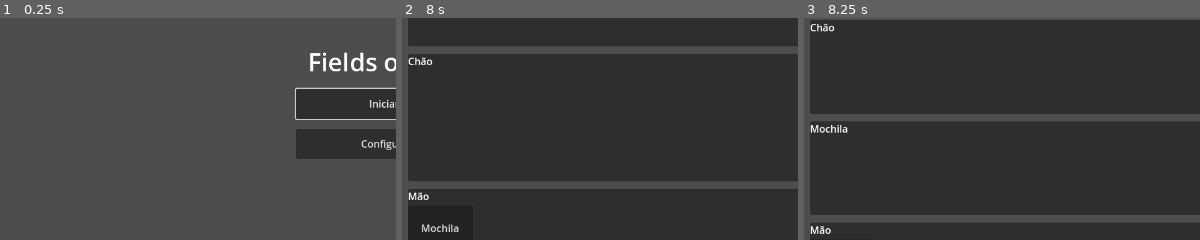
Above: before the commit, frames 1-3 (left to right).
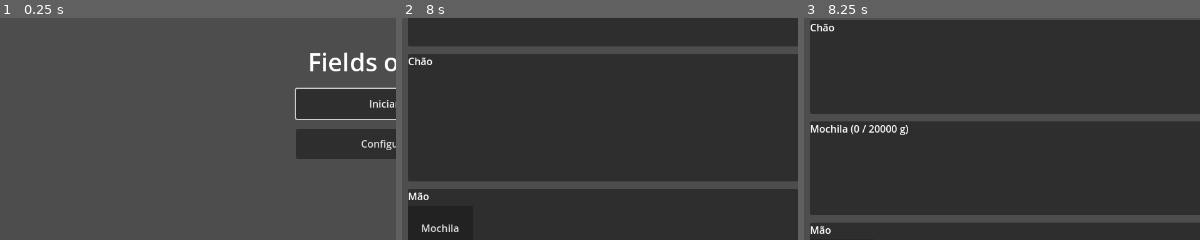
Above: after the commit, the same moments.

Repository: witoreel/fields-of-cards
Game: Godot game, scene res://ui/main_menu.tscn
The game is run twice, just before and just after one commit, with the same random seed, the same clock (stepped at 60 frames per second) and the same inputs.
Inputs:
- Up to frame 1 (0.25 s): no input
- Up to frame 2 (8 s): click "Iniciar jogo" at 0.5 s; click "Dormir" at 1.25 s; click "Floresta" at 2 s; click "Fazenda" at 2.75 s; click "Cidade" at 3.5 s; click "Dormir" at 4.25 s; click "Fazenda" at 5 s; click "Casa" at 5.75 s; click "Dormir" at 6.5 s; click "Fazenda" at 7.25 s
- Up to frame 3 (8.25 s): click "Mochila" at 8 s
The pictures show only the part of the screen within x 0-50%, y 31-81%; the shares and areas given below are measured in that part.

Frames 1-2 are identical in both runs. In frame 3, 0.3% of the frame differs, in the area x 11-27%, y 48-53%.

Commit message:
Adiciona peso, limites de mochila e storage e volume do regador (feature 5, P1-P3, P5)
Co-Authored-By: Claude Sonnet 5.5 <noreply@anthropic.com>

Diff:
--- a/data/cards/bau.tres
+++ b/data/cards/bau.tres
@@ -8,3 +8,4 @@
 display_name = "Baú"
 props = PackedStringArray("storage", "movable")
 weight = 5000
+extra = {"weight_limit": 50000}
--- a/data/cards/mochila.tres
+++ b/data/cards/mochila.tres
@@ -8,3 +8,4 @@
 display_name = "Mochila"
 props = PackedStringArray("backpack")
 weight = 0
+extra = {"weight_limit": 20000}
--- a/data/cards/regador.tres
+++ b/data/cards/regador.tres
@@ -8,3 +8,4 @@
 display_name = "Regador"
 props = PackedStringArray("tool", "movable")
 weight = 800
+extra = {"capacity": 2000}
--- a/data/recipes/regar_broto.tres
+++ b/data/recipes/regar_broto.tres
@@ -10,5 +10,6 @@
 a_use = 0
 b_use = 0
 minutes = 10
+a_volume_per_b = 50
 results = []
 set_state_b = {"watered": true}
--- a/data/recipes/regar_semeada.tres
+++ b/data/recipes/regar_semeada.tres
@@ -10,5 +10,6 @@
 a_use = 0
 b_use = 0
 minutes = 10
+a_volume_per_b = 50
 results = []
 set_state_b = {"watered": true}
--- a/src/core/game_state.gd
+++ b/src/core/game_state.gd
@@ -456,6 +456,10 @@
 		if to_area == BACKPACK and has_prop(card, &"backpack"):
 			return false
 	var dst := area_cards(to_area)
+	if from["area"] != to_area:
+		var limit := area_limit(to_area)
+		if limit > 0 and area_weight(to_area) + card_weight(card) > limit:
+			return false # passaria do limite de peso (P2, P3)
 	src.remove_at(from["index"])
 	if from["area"] != to_area and not _stack_into(dst, card).is_empty():
 		areas_changed.emit()
@@ -467,6 +471,58 @@
 	return true
 
 
+# --- Peso e volume --------------------------------------------------------
+
+## Volume atual de um recipiente como o regador (P5), em gramas. Sem estado
+## guardado, está cheio (capacidade em extra["capacity"]).
+func volume_of(card: Dictionary) -> int:
+	var d := def_of(card)
+	var cap := int(d.extra.get("capacity", 0)) if d != null else 0
+	return int(card.get("state", {}).get("volume", cap))
+
+
+## Peso da carta em gramas (P1): peso unitário da definição × quantidade, mais
+## o conteúdo se for um storage. Dinheiro e locais têm peso 0 (D9, P1).
+func card_weight(card: Dictionary) -> int:
+	var d := def_of(card)
+	var w := (d.weight if d != null else 0) * int(card.get("n", 1))
+	if storages.has(str(card.get("uid", 0))):
+		for inner in storages[str(card["uid"])]:
+			w += card_weight(inner)
+	return w
+
+
+func list_weight(list: Array) -> int:
+	var w := 0
+	for c in list:
+		w += card_weight(c)
+	return w
+
+
+## Peso das cartas guardadas numa área, em gramas.
+func area_weight(area: StringName) -> int:
+	return list_weight(area_cards(area))
+
+
+## Limite de peso da área em gramas (P2, P3), ou 0 se não tem. Vem do
+## extra["weight_limit"] da carta da mochila ou do storage aberto.
+func area_limit(area: StringName) -> int:
+	var holder: Dictionary = {}
+	if area == BACKPACK:
+		for c in hand:
+			if has_prop(c, &"backpack"):
+				holder = c
+				break
+	elif area == STORAGE:
+		for c in hand:
+			if int(c["uid"]) == open_storage_uid:
+				holder = c
+				break
+	if holder.is_empty():
+		return 0
+	return int(def_of(holder).extra.get("weight_limit", 0))
+
+
 # --- Receitas -------------------------------------------------------------
 
 ## Comando: arrasta a carta `a_uid` sobre `b_uid` (C2). Se existe receita para
@@ -500,6 +556,12 @@
 func _run(r: RecipeDef, a: Dictionary, b: Dictionary, area_b: StringName) -> bool:
 	if (r.a_use > 0 and int(a["n"]) < r.a_use) or (r.b_use > 0 and int(b["n"]) < r.b_use):
 		return false
+	var water_needed := r.a_volume_per_b * int(b.get("n", 1))
+	if water_needed > 0:
+		if volume_of(a) < water_needed:
+			return false
+		a["state"] = a.get("state", {}).duplicate()
+		a["state"]["volume"] = volume_of(a) - water_needed
 	if r.a_use > 0:
 		_consume(a, r.a_use)
 	if r.b_use > 0:
--- a/src/core/recipe_def.gd
+++ b/src/core/recipe_def.gd
@@ -16,3 +16,6 @@
 @export var results: Array = []
 ## Estado acrescentado à carta alvo, por exemplo {"watered": true}.
 @export var set_state_b: Dictionary = {}
+## Volume gasto da carta `a` (o regador) por unidade de `b`, em gramas (P5).
+## 0 = não usa volume. Sem volume suficiente, a receita não roda.
+@export var a_volume_per_b: int = 0
--- /dev/null
+++ b/tests/check_weight.gd
@@ -0,0 +1,61 @@
+extends CheckBase
+## Feature 5: peso e capacidade (P1, P2, P3, P5).
+## godot --headless --path . -s tests/check_weight.gd
+
+
+func _initialize() -> void:
+	label = "Verificações de peso"
+	var s := GameState.new_game(1)
+
+	# US-5.1: peso unitário × quantidade; dinheiro e locais sem peso
+	var seeds := s.spawn(&"semente", GameState.LOCATION, 10)
+	_check(s.card_weight(seeds) == 50, "10 sementes de 5 g = 50 g")
+	var hoe := s.spawn(&"enxada", GameState.LOCATION)
+	_check(s.card_weight(hoe) == 1200, "enxada 1200 g")
+	_check(s.card_weight(s.spawn(&"terra_bruta", GameState.LOCATION)) == 0, "terra bruta sem peso")
+
+	# US-5.2: limite da mochila
+	_check(s.area_limit(GameState.BACKPACK) == 20000, "limite da mochila vem da definição")
+	s.select_card(s.hand[0]["uid"])
+	_check(s.move_card(hoe["uid"], GameState.BACKPACK), "cabe")
+	_check(s.area_weight(GameState.BACKPACK) == 1200, "peso carregado")
+	var log_c := s.spawn(&"madeira", GameState.LOCATION, 10) # 20000
+	_check(not s.move_card(log_c["uid"], GameState.BACKPACK), "passaria de 20000 g: recusa")
+	_check(s.cards_at(&"fazenda").has(log_c) and s.area_weight(GameState.BACKPACK) == 1200, "nada mudou")
+	log_c["n"] = 8 # 16000 + 1200 = 17200
+	_check(s.move_card(log_c["uid"], GameState.BACKPACK), "agora cabe")
+	_check(s.area_weight(GameState.BACKPACK) == 17200, "17200 g")
+
+	# US-5.3: storage com limite e peso aninhado
+	var box := s.spawn(&"bau", GameState.LOCATION)
+	_check(s.area_limit(GameState.STORAGE) == 0, "sem storage aberto, sem limite")
+	s.select_card(box["uid"])
+	_check(s.area_limit(GameState.STORAGE) == 50000, "limite do baú")
+	s.travel_to(&"floresta")
+	s.travel_to(&"fazenda")
+	s.select_card(box["uid"])
+	var heavy := s.spawn(&"madeira", GameState.STAGE, 25) # 50000
+	_check(s.move_card(heavy["uid"], GameState.STORAGE), "cabe exatamente no limite")
+	var one := s.spawn(&"semente", GameState.STAGE)
+	_check(not s.move_card(one["uid"], GameState.STORAGE), "um grama a mais não cabe")
+	s.select_card(box["uid"]) # fecha
+	_check(s.card_weight(box) == 5000 + 50000, "o baú pesa ele mais o conteúdo")
+	_check(not s.move_card(box["uid"], GameState.BACKPACK), "baú cheio não cabe na mochila")
+
+	# US-5.4 / P5: regador com volume
+	var pot := s.spawn(&"regador", GameState.HAND)
+	_check(s.volume_of(pot) == 2000, "regador novo está cheio")
+	var plant := s.spawn(&"terra_semeada", GameState.LOCATION, 4) # 4 m² × 50 g = 200 g
+	_check(s.apply_recipe(pot["uid"], plant["uid"]), "regar")
+	_check(s.volume_of(pot) == 1800, "gastou 200 g")
+	for i in 9:
+		plant["state"].erase("watered")
+		s.apply_recipe(pot["uid"], plant["uid"])
+	_check(s.volume_of(pot) == 0, "esvaziou depois de 10 regas")
+	plant["state"].erase("watered")
+	_check(not s.apply_recipe(pot["uid"], plant["uid"]), "sem volume não rega")
+	_check(not plant["state"].has("watered"), "a planta não foi regada")
+	var r := GameState.from_dict(JSON.parse_string(JSON.stringify(s.to_dict())))
+	var rp: Dictionary = r.hand.filter(func(c: Dictionary) -> bool: return c["id"] == "regador")[0]
+	_check(r.volume_of(rp) == 0, "volume sobrevive ao save")
+	_finish()
--- a/ui/area_view.gd
+++ b/ui/area_view.gd
@@ -21,6 +21,9 @@
 
 func show_area(p_area: StringName, title: String, state: GameState) -> void:
 	area = p_area
+	var limit := state.area_limit(p_area)
+	if limit > 0 or p_area == GameState.BACKPACK or p_area == GameState.STORAGE:
+		title += " (%d / %d g)" % [state.area_weight(p_area), limit]
 	_title.text = title
 	for child in _row.get_children():
 		_row.remove_child(child)
--- a/ui/card_view.gd
+++ b/ui/card_view.gd
@@ -19,6 +19,11 @@
 		title += " x%d" % int(card["n"])
 	if card.has("open"):
 		title += " (aberto)"
+	var w := state.card_weight(card)
+	if w > 0:
+		title += "\n%d g" % w
+	if d != null and d.extra.has("capacity"):
+		title += "\n%d/%d g de água" % [state.volume_of(card), int(d.extra["capacity"])]
 	text = title
 	custom_minimum_size = Vector2(104, 72)
 	focus_mode = Control.FOCUS_ALL
@@ -41,6 +46,9 @@
 
 
 func _drop_data(_at: Vector2, data: Variant) -> void:
+	# Arrastar sobre outra carta tenta a receita (C2); sem receita, reordena (C5).
+	if GameSession.state.apply_recipe(int(data["uid"]), uid):
+		return
 	var dest := index
 	# Dentro da mesma área, tirar a carta de antes desloca o destino.
 	var from := GameSession.state.find_card(int(data["uid"]))
Not shown, added: tests/check_weight.gd.uid
